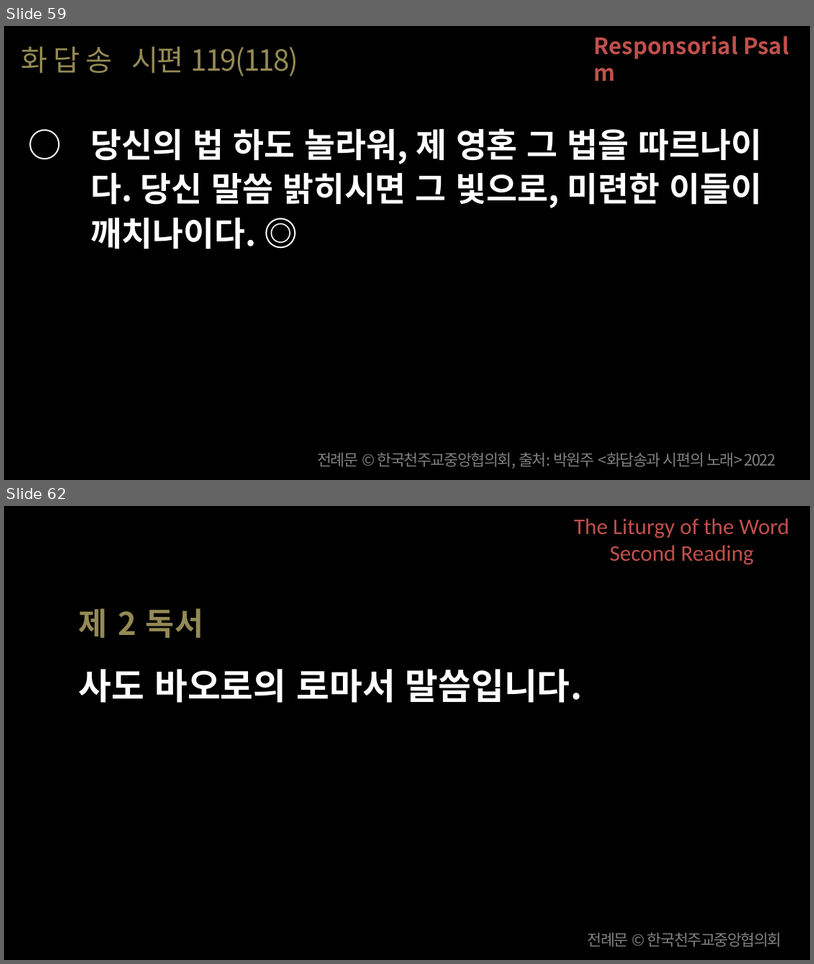
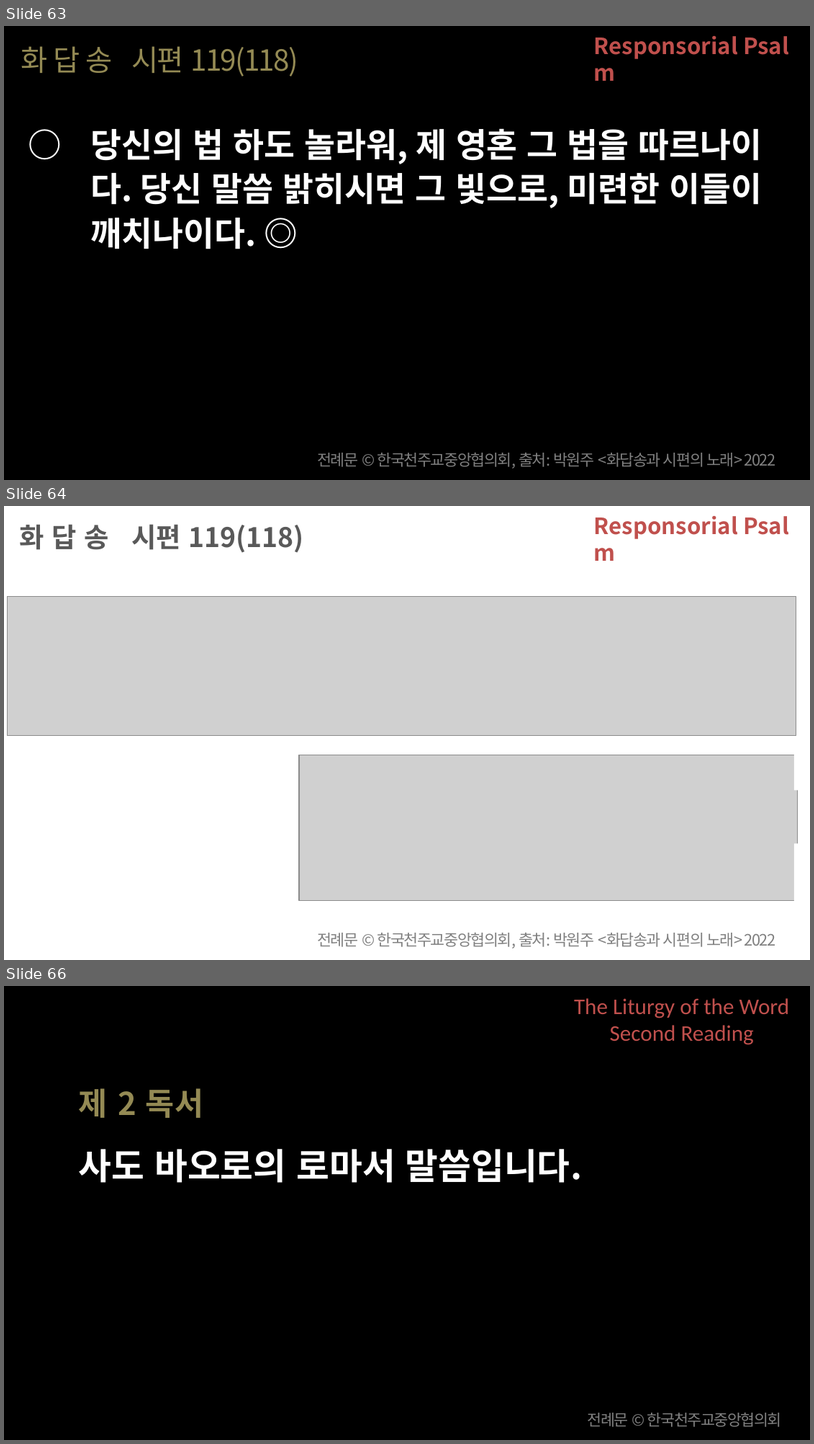
Before and after one commit to scottpark/missa_ppt, a slide deck: 20260726/20260726_연중 제17주일.pptx. Shown one above the other, each under a label of ours: slides 59 and 62 before the commit, slides 63, 64 and 66 after it; the slides between them are not shown. The pictures are 814x964 and 814x1444 pixels, drawn with LibreOffice and Linux fonts; fonts in the diff are those of the drawing; grey boxes stand for pictures. Boxes give left, top, right and bottom in pixels: in the first picture for what was removed or moved away, otherwise in the second. Text is boxed around its words. In the diff, an @@ line names an element or a change of style, - is before the commit and + after.

```diff
--- a/20260726/20260726_연중 제17주일.pptx
+++ b/20260726/20260726_연중 제17주일.pptx
@@ slide 64 added at bbox=[4, 506, 810, 960], background #FFFFFF @@
@@ text added at bbox=[20, 524, 304, 552], 24 pt, text #595959, bold @@
+화 답 송 시편 119(118)
@@ text added at bbox=[594, 516, 738, 539], 20 pt, text #C0504D, bold @@
+Responsorial Psalm
@@ picture added at bbox=[7, 596, 797, 735] @@
@@ picture added at bbox=[299, 755, 797, 901] @@
@@ rectangle added at bbox=[795, 746, 801, 790], fill #FFFFFF @@
@@ rectangle added at bbox=[795, 843, 801, 907], fill #FFFFFF @@
@@ text added at bbox=[317, 932, 777, 948], 14 pt, text #808080 @@
+전례문 © 한국천주교중앙협의회, 출처: 박원주 <화답송과 시편의 노래> 2022
@@ what was slide 59 is now slide 63 @@
@@ what was slide 62 is now slide 66 @@
```
Also in this commit, not shown: 19 slides changed, 31 other slides added, 16 slides removed, 51 other files.
